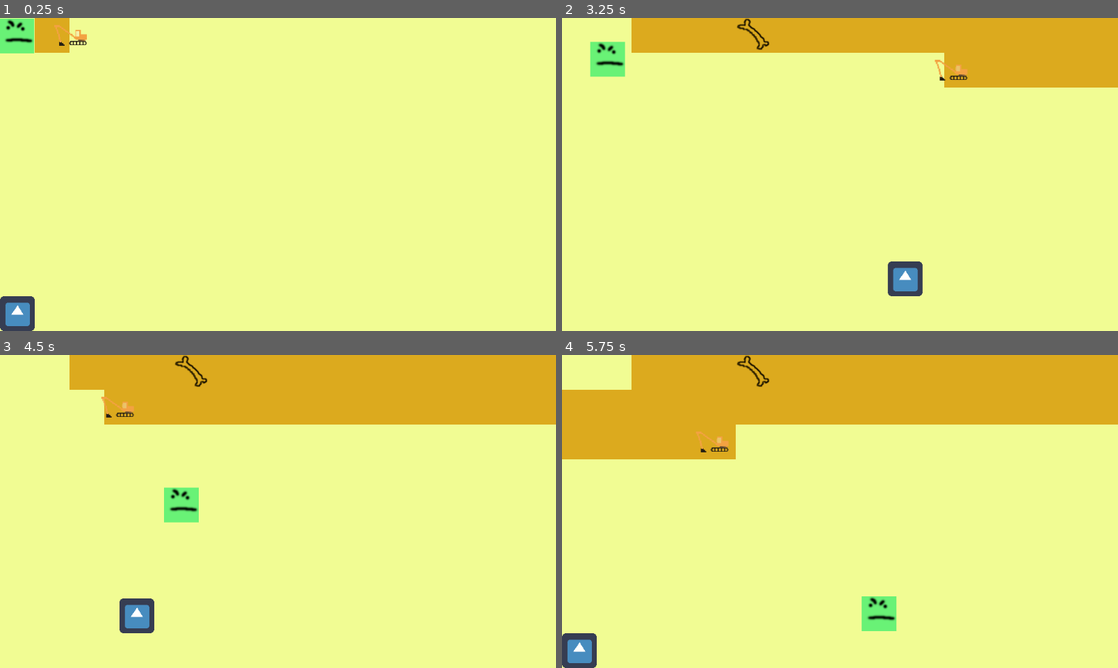
Above: before the commit, frames 1-4 (two rows, left to right).
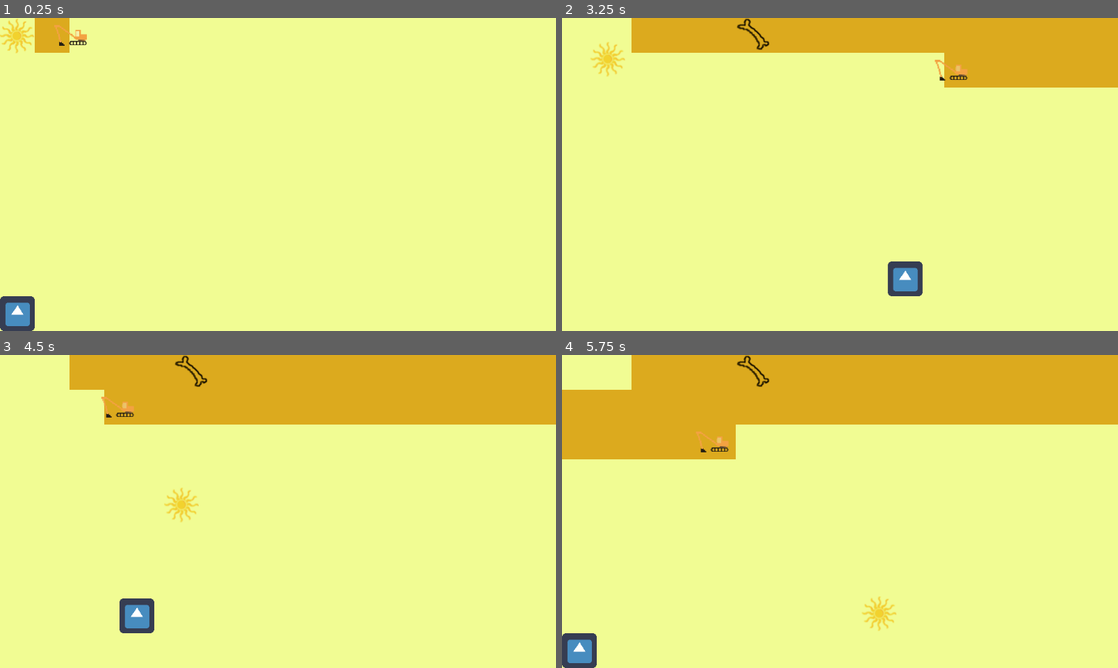
Above: after the commit, the same moments.

Repository: ImpeccableN/archeogame
Game: Godot game, scene res://Minigame1/Minigame1.tscn
Same seed, same stepped clock (60 frames per second), same inputs: the game is played once before the commit and once after it. The project has no main scene, so this scene is started directly. The engine's default icon, where the game draws it, is replaced by a stand-in: a white triangle on a blue panel in a dark square.
Inputs:
- Up to frame 1 (0.25 s): no input
- Up to frame 2 (3.25 s): hold D (move_right) 0.53-1.28 s; hold S (move_down) 1.28-2.03 s; hold D (move_right) 2.03-2.78 s; hold W (move_up) from 2.78 s (still down)
- Up to frame 3 (4.5 s): release W (move_up) at 3.53 s; hold A (move_left) from 3.53 s (still down)
- Up to frame 4 (5.75 s): release A (move_left) at 5.03 s; hold S (move_down) from 5.03 s (still down)

The runs differ from the first frame. In frame 1, 0.7% of the frame differs, in the area x 0-7%, y 0-12%; in frame 2, 0.7%, in the area x 5-12%, y 7-19%; in frame 3, 0.7%; in frame 4, 0.7%.

Commit message:
changed sun sprite to Helenas design

Diff:
--- a/HeuneburgGame/Minigame1/Sun.tscn
+++ b/HeuneburgGame/Minigame1/Sun.tscn
@@ -1,6 +1,6 @@
 [gd_scene load_steps=4 format=2]
 
-[ext_resource path="res://Minigame1/Assets/Sprites/placeholder_sun.png" type="Texture" id=1]
+[ext_resource path="res://Minigame1/Assets/Sprites/sun.png" type="Texture" id=1]
 [ext_resource path="res://Minigame1/Sun.gd" type="Script" id=2]
 
 [sub_resource type="RectangleShape2D" id=1]
